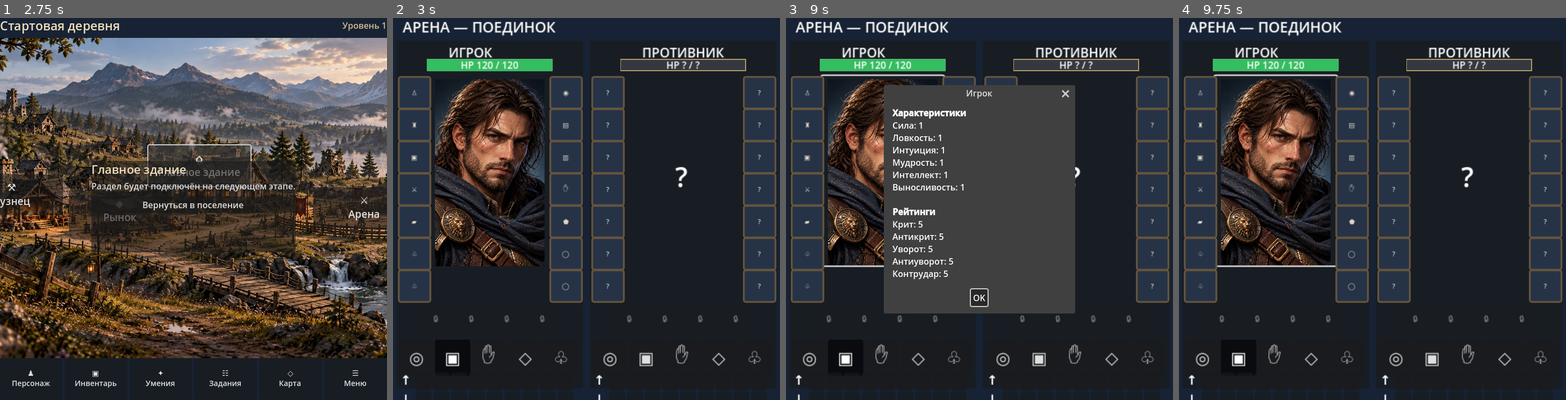
Above: before the commit, frames 1-4 (left to right).
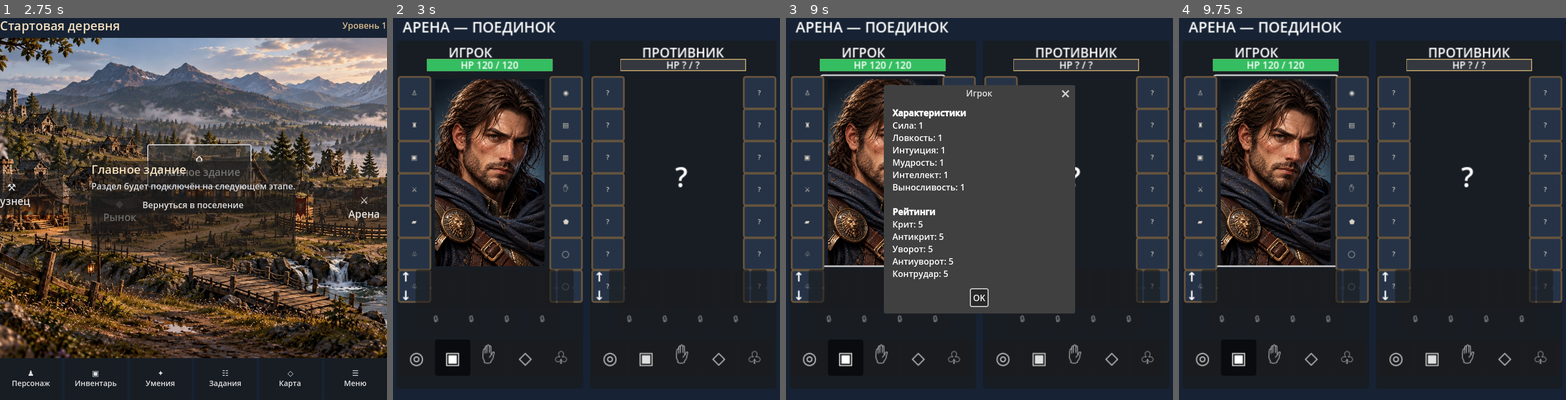
Above: after the commit, the same moments.

Repository: Archoniou1987/Battle-of-Artheon
Game: Godot game, scene res://scenes/main/main.tscn
Same seed, same stepped clock (60 frames per second), same inputs: the game is played once before the commit and once after it.
Inputs (mouse positions are in pixels of both pictures, inside the frame that each line leads up to):
- Up to frame 1 (2.75 s): click "⚒ Кузнец" at 0.5 s; click "◆ Рынок" at 1.25 s; click "⌂ Главное здание" at 2 s
- Up to frame 2 (3 s): click "⚔ Арена" at 2.75 s
- Up to frame 3 (9 s): click "♟ Персонаж" at 3.5 s; click "▣ Инвентарь" at 4.25 s; click "✦ Умения" at 5 s; click "☷ Задания" at 5.75 s; click "◇ Карта" at 6.5 s; click "☰ Меню" at 7.25 s; click "Вернуться в поселение" at 8 s; click (882, 170) at 8.77 s
- Up to frame 4 (9.75 s): click "OK" at 9.5 s

Frame 1 is identical in both runs. In frame 2, 1.7% of the frame differs, in the area x 2-97%, y 65-100%; in frame 3, 0.9%; in frame 4, 1.7%.

Commit message:
Anchor buff and debuff icon rows immediately below extended arena portrait

Diff:
--- a/ui/arena/arena_screen.gd
+++ b/ui/arena/arena_screen.gd
@@ -277,7 +277,7 @@
 			attack_buttons.append(button)
 	for row_type in ["Баффы", "Дебаффы"]:
 		var row := HBoxContainer.new()
-		row.position = Vector2(5, 412 if row_type == "Баффы" else 436)
+		row.position = Vector2(5, 284 if row_type == "Баффы" else 307)
 		row.add_theme_constant_override("separation", 2)
 		inner.add_child(row)
 		var label := Label.new()
